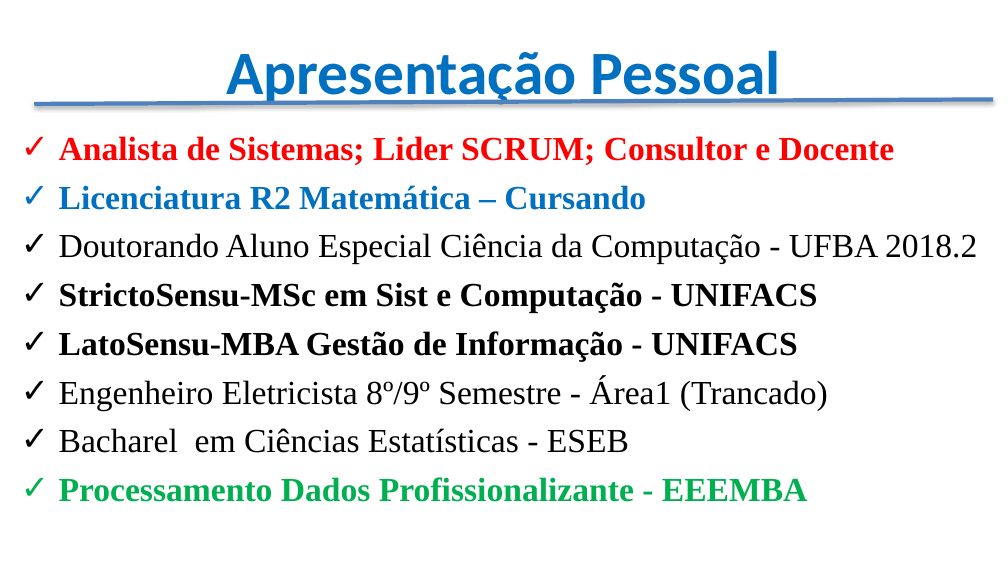
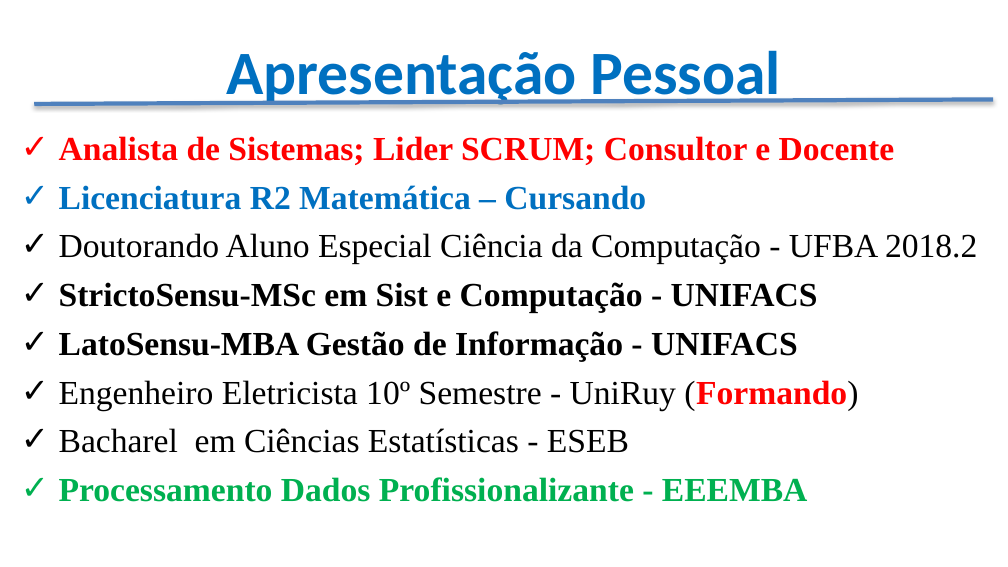
Before and after one commit to CloudEducationBrazil/WydenDesenvolvimentoWebPHP, a slide deck: slide 3 of 00 Lesson Plan/Apresentação - Programação Desenvolvimento Web PHP.pptx. Drawn at 1008x567 pixels with LibreOffice and Linux fonts; fonts in the diff are those of the drawing; background and template pictures are left out. Boxes give left, top, right and bottom in pixels: in the first picture for what was removed or moved away, otherwise in the second. Text is boxed around its words. In the diff, an @@ line names an element or a change of style, - is before the commit and + after.

```diff
--- a/00 Lesson Plan/Apresentação - Programação Desenvolvimento Web PHP.pptx
+++ b/00 Lesson Plan/Apresentação - Programação Desenvolvimento Web PHP.pptx
@@ text at <box>59,380,858,410</box>: text changed @@
-✓ Engenheiro Eletricista 8º/9º Semestre - Área1 (Trancado)
+✓ Engenheiro Eletricista 10º Semestre - UniRuy (Formando)
```
Also in this commit, not shown: 3 other slides changed, 3 slides removed, 4 other files.
